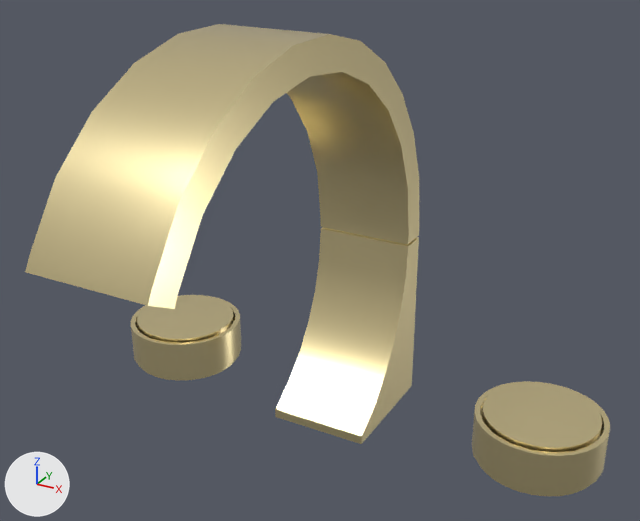
A saved change to the glTF model models/20-713-811-28.glb.
Both versions are drawn from a 50 mm lens placed at (0.177, -0.277, 0.25), pointed at (0.017, 0.013, 0.105). Every picture has the same lights, and +X, +Y and +Z are marked at lower left. The older version comes first. Where no turn or scale is listed for an object, it has been applied to the vertices.

The first picture shows 'L_05b23ed2_07e8_4eea_90af_f322482bd515_I1', 'L_090eeed1_7f41_4e58_a59d_32f112086c07_I2', 'L_8646b5be_083e_4f2d_bf4e_cedfd24cd3f5_I4', 'L_affabbd1_dc29_43bb_9194_fe9bbb239b28_I5', 'L_b1281abf_6b41_4cd9_b44f_19ba4e85e356_I6', 'L_bd66c7ff_f74c_459f_9ca8_8dcd0e11f8fc_I7', 'L_c665e48d_d4dc_4a2f_966b_83a60735bf1a_I8', 'L_d5ff1a38_c792_4dfa_bd16_391bd2fe14f2_I9', 'L_f8ed6285_d5d5_4762_baee_e37eaab790f7_I10'.
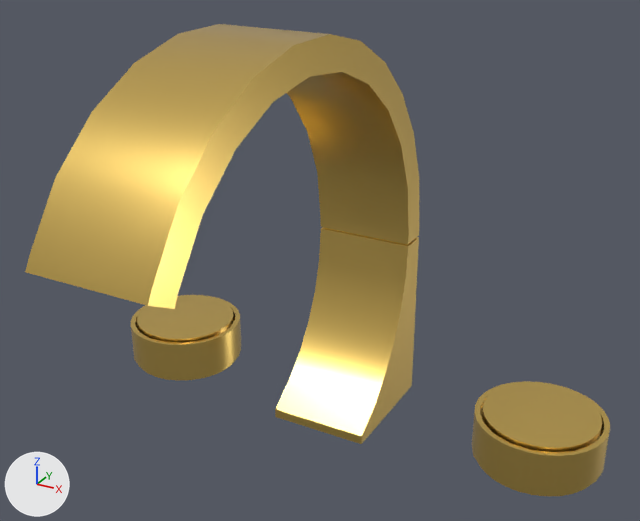
Where the newer file only moved an object's origin or applied its transform, the numbers keep the older frame.

Where the change shows, as pixel boxes (x1, y1, x2, y2) in the pictures (640 x 521 px):
'L_f8ed6285_d5d5_4762_baee_e37eaab790f7_I10', recoloured (beige to yellow): (25, 24, 419, 309) in both
'L_d5ff1a38_c792_4dfa_bd16_391bd2fe14f2_I9', recoloured (beige to yellow): (275, 227, 419, 444) in both
'L_b1281abf_6b41_4cd9_b44f_19ba4e85e356_I6', recoloured (beige to yellow): (482, 383, 602, 452) in both
'L_090eeed1_7f41_4e58_a59d_32f112086c07_I2', recoloured: (472, 381, 610, 494) in both
'L_bd66c7ff_f74c_459f_9ca8_8dcd0e11f8fc_I7', recoloured (beige to yellow): (131, 295, 241, 378) in both
'L_05b23ed2_07e8_4eea_90af_f322482bd515_I1', recoloured (beige to yellow): (137, 295, 234, 343) in both
'L_8646b5be_083e_4f2d_bf4e_cedfd24cd3f5_I4', recoloured: (482, 468, 590, 496) in both
'L_affabbd1_dc29_43bb_9194_fe9bbb239b28_I5', recoloured: (142, 361, 235, 381) in both
'L_c665e48d_d4dc_4a2f_966b_83a60735bf1a_I8', recoloured: (323, 227, 408, 245) in both

The change, as a diff of the scene's bpy script:
```diff
--- a/models/20-713-811-28.glb.py
+++ b/models/20-713-811-28.glb.py
@@ mat_dornbracht_28_brushed_durabrass @@
 mat_dornbracht_28_brushed_durabrass = principled_material('Dornbracht_28_Brushed Durabrass')
-mat_dornbracht_28_brushed_durabrass.base_color = (0.941, 0.8, 0.439)  # beige #f8e7b1
+mat_dornbracht_28_brushed_durabrass.base_color = (0.871, 0.604, 0.162)  # yellow #f0cc70
 mat_dornbracht_28_brushed_durabrass.metallic = 1.0
```
